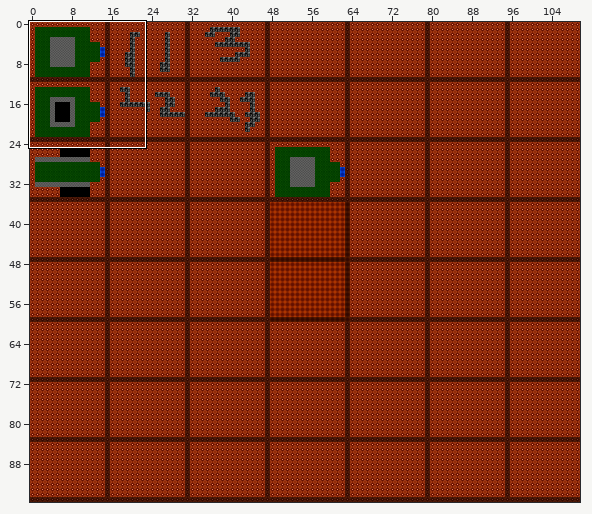
Tiled map: levels/lvl1.tmx. Above: a wide view before the commit, with the close-up outlined.
Close-up. First the earlier version:
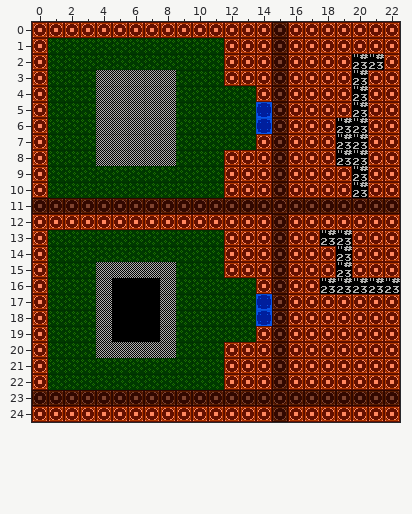
Cells are 16x16 px. Shown: x 0..22, y 0..24. The commit also changed other parts of the map, which this record leaves out.
After:
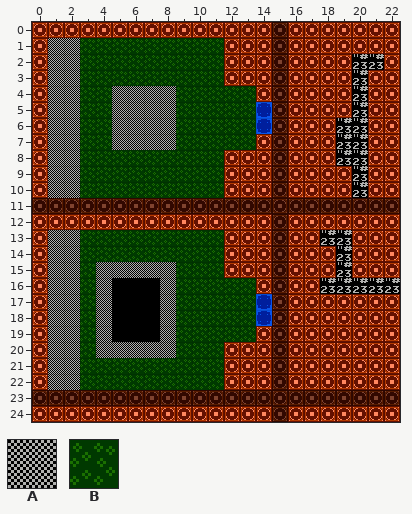
Key: from "Main": A 57, B 224.
_ is an empty cell.
From old to new:
Layer "Tile Layer 1":
y 1..2: x 1..2 BB -> AA
y 3: x 1..2 BB -> AA; x 4..8 AAAAA -> BBBBB
y 4..7: x 1..2 BB -> AA; x 4 A -> B
y 8: x 1..2 BB -> AA; x 4..8 AAAAA -> BBBBB
y 9..10: x 1..2 BB -> AA
y 13..22: x 1..2 BB -> AA
Where, in picture pixels (left, top, right, bottom), the same in both close-ups:
changed: (48, 38, 80, 198)
changed: (96, 70, 176, 166)
changed: (48, 230, 80, 390)
